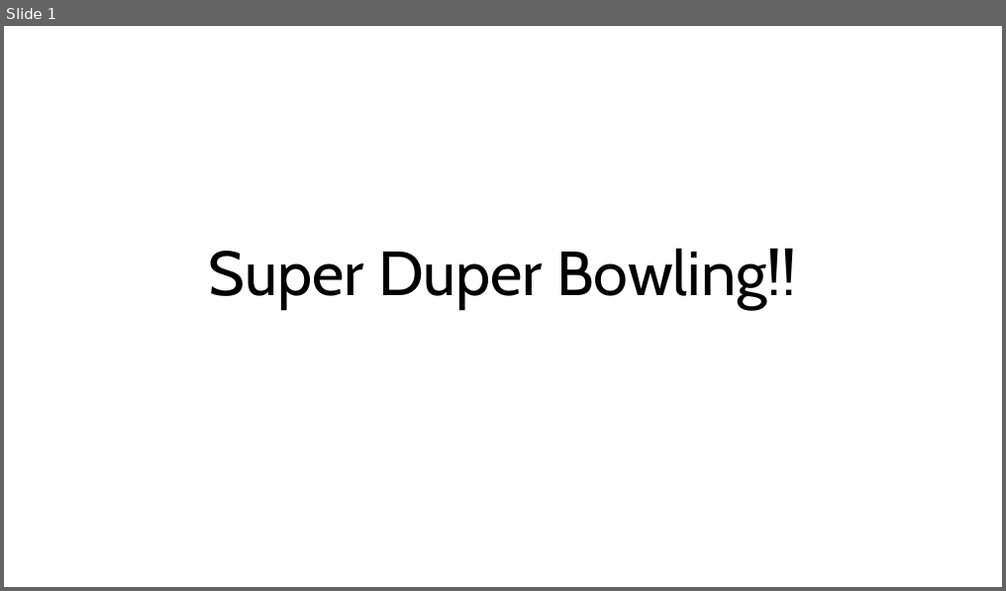
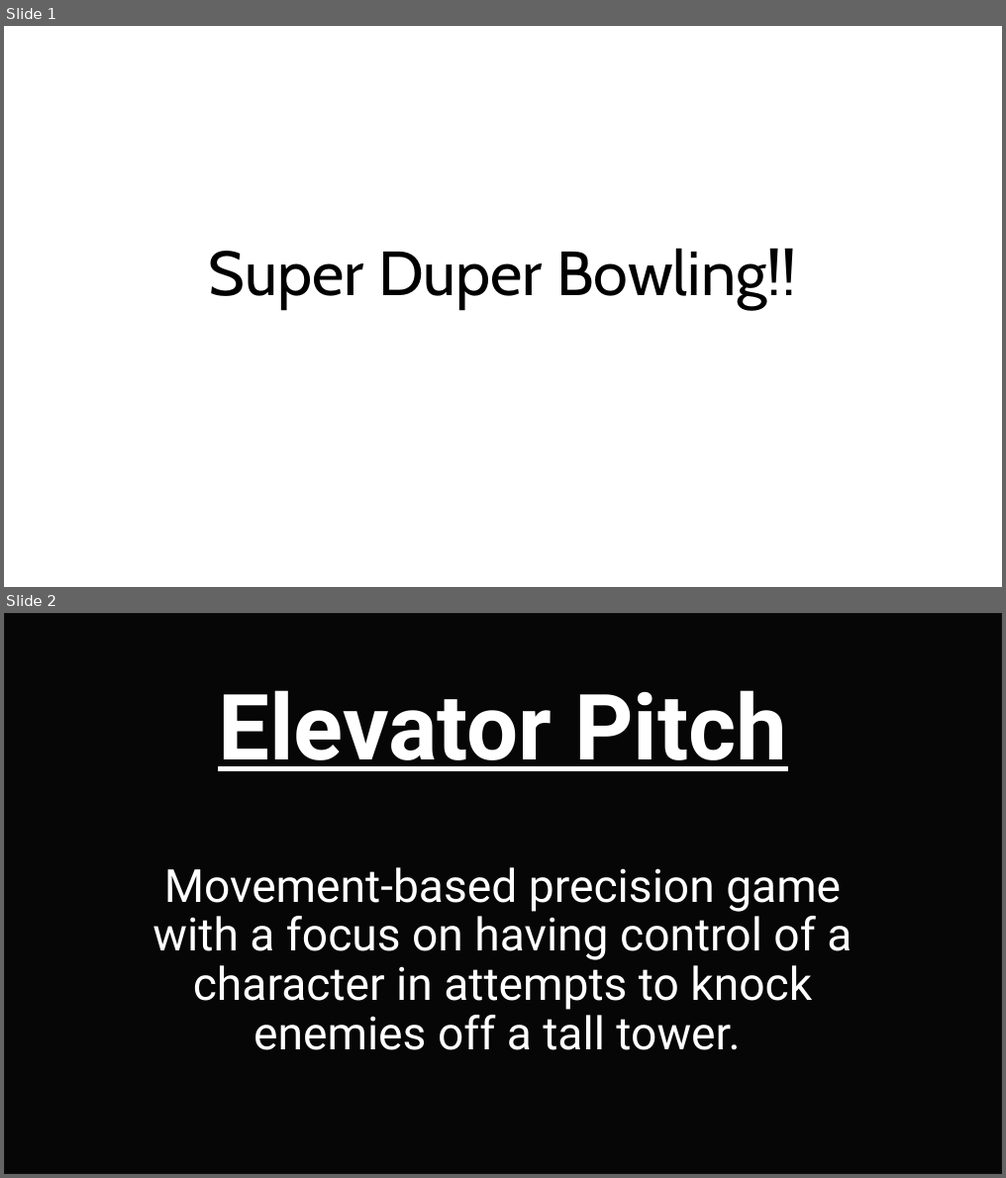
Before and after one commit to Mxxlls/Super-Duper-Bowling, a slide deck: Documents/Game Design 10 -- Pitch Deck.pptx. Shown one above the other, each under a label of ours: slide 1 before the commit, slides 1 and 2 after it. The pictures are 1006x591 and 1006x1178 pixels, drawn with LibreOffice and Linux fonts; fonts in the diff are those of the drawing; background and template pictures are left out. Boxes give left, top, right and bottom in pixels: in the first picture for what was removed or moved away, otherwise in the second. Text is boxed around its words. In the diff, an @@ line names an element or a change of style, - is before the commit and + after.

```diff
--- a/Documents/Game Design 10 -- Pitch Deck.pptx
+++ b/Documents/Game Design 10 -- Pitch Deck.pptx
@@ slide 2 added at <box>4,613,1002,1174</box>, background picture (left out) @@
@@ rectangle added at <box>4,613,1002,1174</box>, fill #0D0D0D at 51% opacity, outline #0D0D0D 1.5 pt @@
@@ title added at <box>218,690,787,771</box>, 88 pt, text #FFFFFF, bold, underline @@
+Elevator Pitch
@@ text added at <box>152,867,851,1051</box>, 44 pt, text #FFFFFF @@
+Movement-based precision game with a focus on having control of a character in attempts to knock enemies off a tall tower.
```
Also in this commit, not shown: 1 slide removed, 2 other files.
